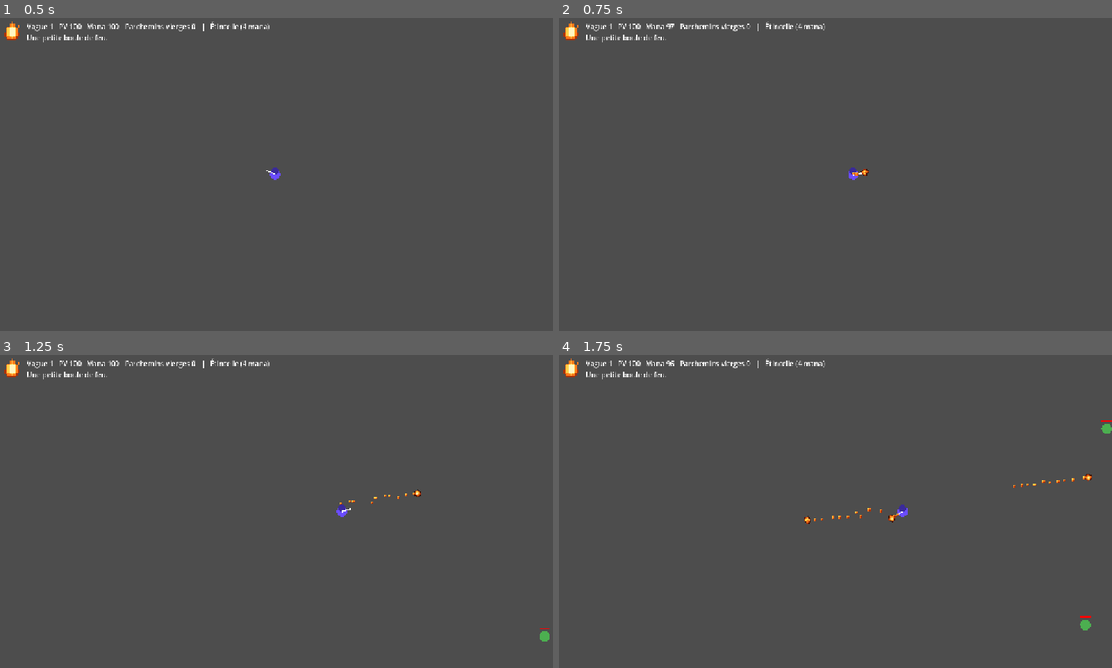
Above: before the commit, frames 1-4 (two rows, left to right).
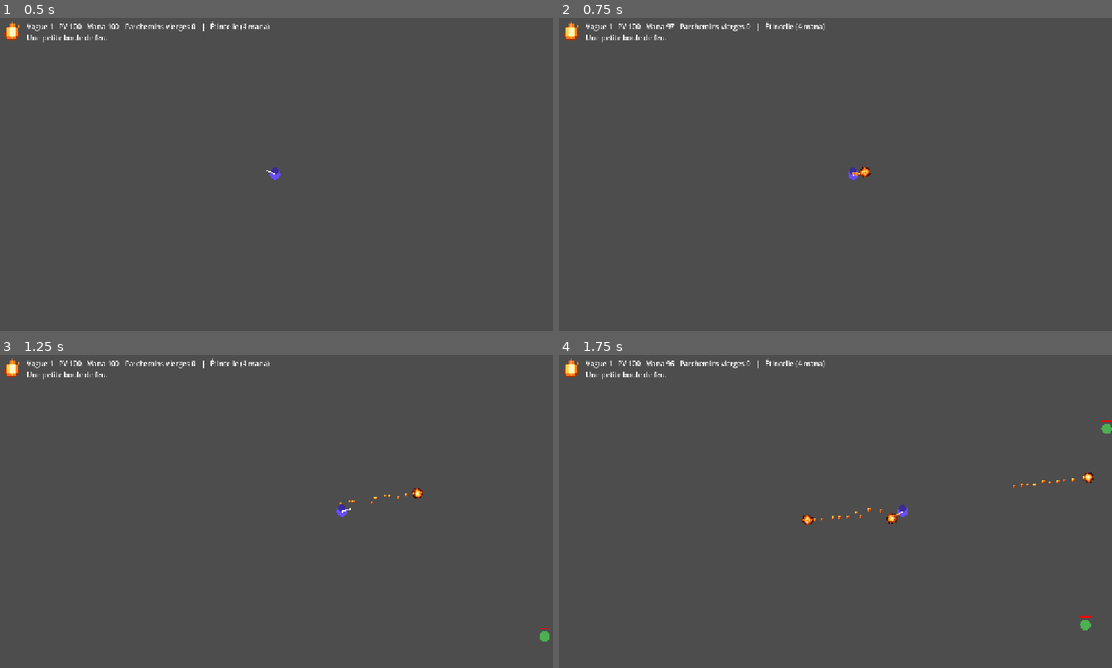
Above: after the commit, the same moments.

Repository: LeandreBl/octo-magic
Game: Godot game, scene res://game/main.tscn
The game is run twice, just before and just after one commit, with the same random seed, the same clock (stepped at 60 frames per second) and the same inputs.
Inputs (mouse positions are in pixels of both pictures, inside the frame that each line leads up to):
- Up to frame 1 (0.5 s): no input
- Up to frame 2 (0.75 s): tap Enter at 0.5 s; move the mouse to (957, 158) at 0.52 s; hold Right (ui_right) from 0.53 s (still down); click (957, 158) at 0.67 s
- Up to frame 3 (1.25 s): keep holding Right (ui_right)
- Up to frame 4 (1.75 s): release Right (ui_right) at 1.25 s; drag from (724, 527) to (807, 574) at 1.27 s

Frame 1 is identical in both runs. In frame 2, less than 0.1% of the frame differs, in the area x 54-57%, y 47-52%; in frame 3, less than 0.1%; in frame 4, 0.1%, in the area x 43-97%, y 37-55%.

Commit message:
Spell bundle format v1: one sheet convention for every spell
Sheets are horizontal strips of square, centered frames at 12 fps with
at least 2 different frames. The forge normalizes PixelLab output to it
(stdlib PNG codec), server/check_bundle.py checks bundles, and the
engine draws bundle sheets and pixel-grid fallbacks through one path,
dropping sheets that do not match their PNG.

Co-Authored-By: Claude Opus 5.5 <noreply@anthropic.com>

Diff:
--- a/spell/spell.gd
+++ b/spell/spell.gd
@@ -110,7 +110,8 @@
 	return s if re.search(s) else ""
 
 
-## An animated sprite sheet of the bundle: frames of w x h, row by row.
+## An animated sprite sheet of the bundle (docs/spells.md, "Bundle format"):
+## one strip of `frames` square frames of `size` px, drawing centered.
 static func _sheet(v: Variant) -> Dictionary:
 	var d: Dictionary = v if v is Dictionary else {}
 	var file := _file(d.get("file"))
@@ -118,9 +119,10 @@
 		return {}
 	return {
 		"file": file,
-		"w": int(_num(d.get("w"), 16, 1, 512)), "h": int(_num(d.get("h"), 16, 1, 512)),
-		"frames": int(_num(d.get("frames"), 1, 1, 64)), "fps": int(_num(d.get("fps"), 12, 1, 60)),
-		"cols": int(_num(d.get("cols"), 1, 1, 64)),
+		"size": int(_num(d.get("size"), 16, 8, 256)),
+		"frames": int(_num(d.get("frames"), 1, 1, 64)),
+		"fps": int(_num(d.get("fps"), 12, 1, 60)),
+		"loop": d.get("loop", true) == true,
 	}
 
 
--- a/spell/spell_art.gd
+++ b/spell/spell_art.gd
@@ -3,6 +3,7 @@
 ## textures. Pixels stay sharp: the project filters textures with "nearest".
 
 const PIXEL := 3  # on-screen size of one art pixel, at 1280x720
+const GRID_FPS := 8  # pixel-grid sprites (few frames) play slower than sheets
 
 static var _cache := {}
 
@@ -32,12 +33,15 @@
 
 
 ## Load a .spell bundle (zip: manifest.json + PNGs). Returns {} if unreadable.
+## A sheet whose PNG does not match its declared strip is dropped: the body
+## falls back to its pixel grids.
 static func load_bundle(path: String) -> Dictionary:
 	var zip := ZIPReader.new()
 	if zip.open(path) != OK:
 		return {}
 	var manifest: Variant = JSON.parse_string(zip.read_file("manifest.json").get_string_from_utf8())
 	if not manifest is Dictionary:
+		zip.close()
 		return {}
 	var id := "%s#%d" % [path, Time.get_ticks_usec()]
 	for f in zip.get_files():
@@ -47,22 +51,58 @@
 				_sheets[id + "/" + f] = ImageTexture.create_from_image(img)
 	zip.close()
 	manifest.bundle = id
-	return Spell.sanitize(manifest)
+	var spell := Spell.sanitize(manifest)
+	for b in bodies(spell.emit, []):
+		for key in ["sheet", "burst_sheet"]:
+			var s: Dictionary = b[key]
+			var tex: Texture2D = sheet(spell, s.get("file", ""))
+			if s and (not tex or tex.get_size() != Vector2(s.size * s.frames, s.size)):
+				b[key] = {}
+	if spell.icon_file and not sheet(spell, spell.icon_file):
+		spell.icon_file = ""
+	return spell
+
+
+## Every body of a spell, top-level first.
+static func bodies(emit: Dictionary, out: Array) -> Array:
+	out.append(emit.body)
+	for key in ["on_hit", "on_expire", "on_tick"]:
+		for f in emit.body[key]:
+			if f.type == "cast":
+				bodies(f.emit, out)
+	return out
 
 
 static func sheet(spell: Dictionary, file: String) -> Texture2D:
 	return _sheets.get(spell.get("bundle", "") + "/" + file)
 
 
-## Draw frame `t` seconds into an animated sheet, centered, at art scale.
-static func draw_sheet(canvas: CanvasItem, tex: Texture2D, s: Dictionary, t: float, angle: float, loop := true) -> void:
-	var i := int(t * s.fps)
-	i = i % s.frames if loop else mini(i, s.frames - 1)
-	var region := Rect2((i % s.cols) * s.w, (i / s.cols) * s.h, s.w, s.h)
-	canvas.draw_set_transform(Vector2.ZERO, angle, Vector2.ONE * PIXEL)
-	canvas.draw_texture_rect_region(tex, Rect2(-s.w / 2.0, -s.h / 2.0, s.w, s.h), region)
+## A body's animation, whatever its source: the bundle sheet, else its pixel
+## grids turned into the same strip format. -> [texture, sheet] or [].
+static func animation(spell: Dictionary, body: Dictionary) -> Array:
+	if body.sheet:
+		return [sheet(spell, body.sheet.file), body.sheet]
+	if body.sprite.is_empty():
+		return []
+	var key := "strip" + str(body.sprite) + str(spell.palette)
+	var size := 0
+	for f in body.sprite:
+		size = maxi(size, maxi(f.size(), f.reduce(func(m, r): return maxi(m, r.length()), 0)))
+	if not _cache.has(key):
+		var img := Image.create_empty(size * body.sprite.size(), size, false, Image.FORMAT_RGBA8)
+		for i in body.sprite.size():
+			var frame := texture(body.sprite[i], spell.palette).get_image()
+			var at := Vector2i(i * size + (size - frame.get_width()) / 2, (size - frame.get_height()) / 2)
+			img.blit_rect(frame, Rect2i(Vector2i.ZERO, frame.get_size()), at)
+		_cache[key] = ImageTexture.create_from_image(img)
+	return [_cache[key], {"size": size, "frames": body.sprite.size(), "fps": GRID_FPS, "loop": true}]
 
 
-## Integer scale so the art covers about `diameter` screen pixels.
-static func scale_for(tex: Texture2D, diameter: float) -> int:
-	return maxi(1, roundi(diameter / maxf(tex.get_width(), tex.get_height())))
+## Draw frame `t` seconds into a strip, centered, at art scale.
+## Looping sheets wrap; one-shot sheets hold their last frame.
+static func draw_sheet(canvas: CanvasItem, tex: Texture2D, s: Dictionary, t: float, angle: float) -> void:
+	var i := int(t * s.fps)
+	i = i % s.frames if s.loop else mini(i, s.frames - 1)
+	canvas.draw_set_transform(Vector2.ZERO, angle, Vector2.ONE * PIXEL)
+	canvas.draw_texture_rect_region(tex, Rect2(-s.size / 2.0, -s.size / 2.0, s.size, s.size),
+		Rect2(i * s.size, 0, s.size, s.size))
--- a/spell/spell_body.gd
+++ b/spell/spell_body.gd
@@ -9,9 +9,7 @@
 var caster: Node2D
 var spell: Dictionary  # the whole spell: color and palette for the art
 var color: Color
-var frames: Array[Texture2D] = []
-var sheet_tex: Texture2D  # PixelLab sheet from the spell's bundle, if any
-var art_scale := 1
+var anim: Array = []  # [texture, sheet] from SpellArt.animation, or [] (no art)
 var dir := Vector2.RIGHT
 var speed := 0.0
 var age := 0.0
@@ -82,14 +80,9 @@
 	origin = position
 	homing = body.motion.any(func(m): return m.type == "homing" and m.strength > 0.0)
 	color = Color.html(spell.color)
-	if not body.sheet.is_empty():
-		sheet_tex = SpellArt.sheet(spell, body.sheet.file)
-	for f in body.sprite:
-		frames.append(SpellArt.texture(f, spell.palette))
-	if not frames.is_empty():
-		art_scale = SpellArt.scale_for(frames[0], body.size * 2.0)
+	anim = SpellArt.animation(spell, body)
 	var dot := SpellArt.texture(body.particle, spell.palette)
-	if dot and not sheet_tex:
+	if dot and body.sheet.is_empty():
 		var p := CPUParticles2D.new()
 		p.texture = dot
 		p.amount = 10
@@ -179,10 +172,10 @@
 		return
 	apply_effects(body.on_expire, global_position, null)
 	var burst := SpellArt.sheet(spell, body.burst_sheet.get("file", ""))
-	if burst:
+	if burst:  # one-shot by convention, whatever its "loop" says
 		var fx := Burst.new()
 		fx.tex = burst
-		fx.s = body.burst_sheet
+		fx.s = body.burst_sheet.merged({"loop": false}, true)
 		fx.position = position
 		get_parent().add_child(fx)
 	queue_free()
@@ -218,13 +211,8 @@
 
 
 func _draw() -> void:
-	if sheet_tex:
-		SpellArt.draw_sheet(self, sheet_tex, body.sheet, age, dir.angle() if body.shape == "bolt" else 0.0)
-	elif not frames.is_empty():
-		var tex: Texture2D = frames[int(age * 8.0) % frames.size()]
-		var rot := dir.angle() if body.shape == "bolt" else 0.0
-		draw_set_transform(Vector2.ZERO, rot, Vector2.ONE * art_scale)
-		draw_texture(tex, -tex.get_size() / 2.0)
+	if anim:  # bolts face their direction (sheets are drawn facing right)
+		SpellArt.draw_sheet(self, anim[0], anim[1], age, dir.angle() if body.shape == "bolt" else 0.0)
 	elif body.shape == "zone":
 		draw_circle(Vector2.ZERO, body.size, Color(color, 0.25))
 		draw_arc(Vector2.ZERO, body.size, 0, TAU, 32, color, 2.0)
@@ -246,4 +234,4 @@
 		queue_redraw()
 
 	func _draw() -> void:
-		SpellArt.draw_sheet(self, tex, s, age, 0.0, false)
+		SpellArt.draw_sheet(self, tex, s, age, 0.0)
--- a/tests/test_spell.gd
+++ b/tests/test_spell.gd
@@ -38,27 +38,36 @@
 	check(tex.get_image().get_pixel(0, 0) == Color.RED and tex.get_image().get_pixel(1, 0).a == 0.0, "texture pixels")
 	check(Spell.base().icon.size() > 0 and Spell.base().emit.body.sprite.size() == 2, "base spell has art")
 
-	# Bundles: manifest + PNG sheets, loaded at runtime.
-	var img := Image.create_empty(8, 4, false, Image.FORMAT_RGBA8)
-	img.fill(Color.RED)
+	# Bundles: manifest + PNG strips, loaded at runtime (docs/spells.md).
+	var strip := Image.create_empty(16, 8, false, Image.FORMAT_RGBA8)  # 2 frames of 8x8
+	strip.fill(Color.RED)
 	var zp := ZIPPacker.new()
 	zp.open("user://test.spell")
 	zp.start_file("manifest.json")
-	zp.write_file(JSON.stringify({"name": "B", "icon_file": "icon.png", "emit": {"body": {
-		"sheet": {"file": "body0.png", "w": 4, "h": 4, "frames": 2, "fps": 12, "cols": 2},
-		"burst_sheet": {"file": "../evil.png"}}}}).to_utf8_buffer())
+	zp.write_file(JSON.stringify({"format": 1, "name": "B", "icon_file": "icon.png", "emit": {"body": {
+		"sheet": {"file": "body0.png", "size": 8, "frames": 2, "fps": 12, "loop": true},
+		"burst_sheet": {"file": "../evil.png"},
+		"on_expire": [{"type": "cast", "emit": {"body": {
+			"sheet": {"file": "body1.png", "size": 8, "frames": 3, "fps": 12}}}}]}}}).to_utf8_buffer())
 	zp.close_file()
-	for f in ["body0.png", "icon.png"]:
+	for f in ["body0.png", "body1.png", "icon.png"]:
 		zp.start_file(f)
-		zp.write_file(img.save_png_to_buffer())
+		zp.write_file(strip.save_png_to_buffer())
 		zp.close_file()
 	zp.close()
 	var b := SpellArt.load_bundle("user://test.spell")
 	check(b.name == "B" and b.emit.body.sheet.frames == 2, "bundle manifest loaded")
 	check(b.emit.body.burst_sheet.is_empty(), "path-like file names refused")
-	check(SpellArt.sheet(b, "body0.png").get_size() == Vector2(8, 4), "bundle PNG loaded")
+	check(b.emit.body.on_expire[0].emit.body.sheet.is_empty(), "sheet not matching its PNG dropped")
+	var anim := SpellArt.animation(b, b.emit.body)
+	check(anim[0].get_size() == Vector2(16, 8) and anim[1].size == 8, "bundle sheet animation")
 	check(SpellArt.sheet(b, b.icon_file) != null, "bundle icon loaded")
 	check(SpellArt.load_bundle("user://missing.spell").is_empty(), "missing bundle -> {}")
+
+	# Pixel grids become the same strip format as bundle sheets.
+	var grid := SpellArt.animation(Spell.base(), Spell.base().emit.body)
+	check(grid[0].get_size() == Vector2(16, 8) and grid[1].frames == 2 and grid[1].loop, "grid sprites -> strip")
+	check(SpellArt.animation(Spell.base(), Spell.sanitize({}).emit.body).is_empty(), "no art -> no animation")
 
 	# Recursion is depth-limited.
 	var nested := {"type": "cast", "emit": {"body": {"on_expire": []}}}
Not shown, changed: docs/spells.md
